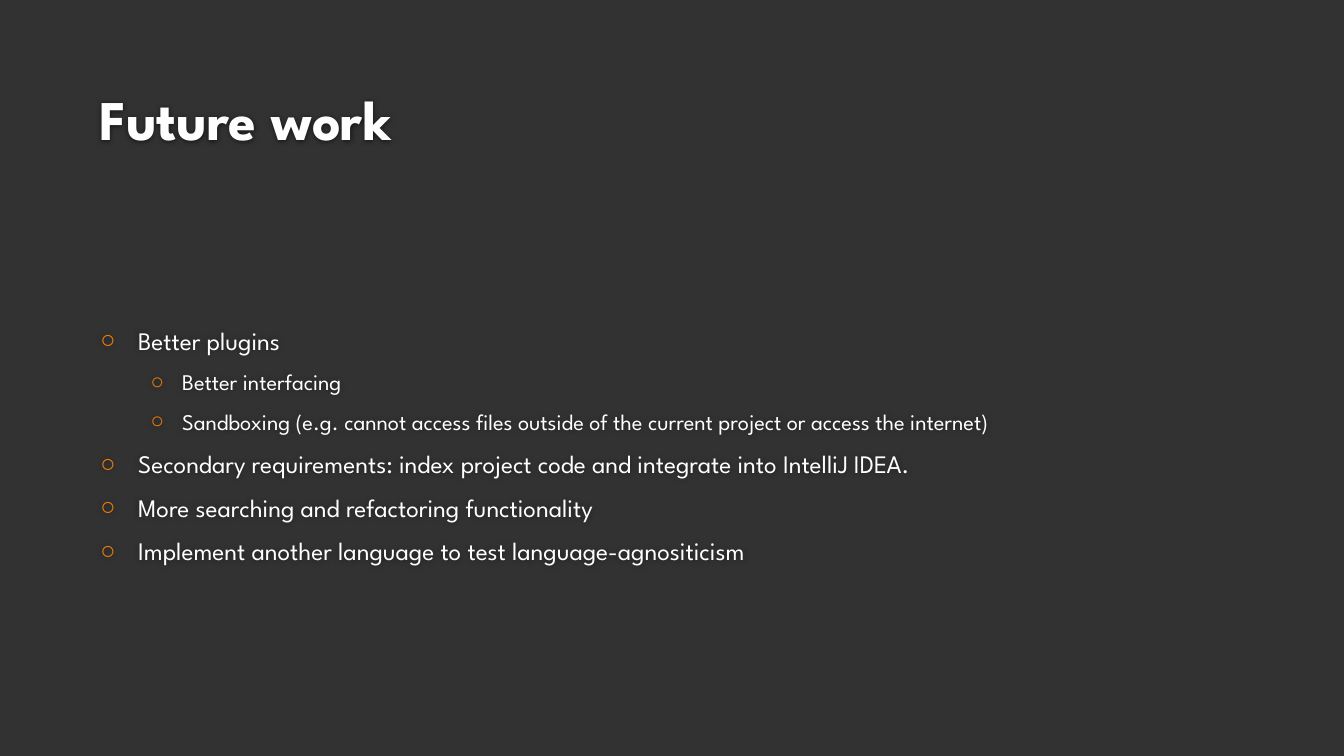
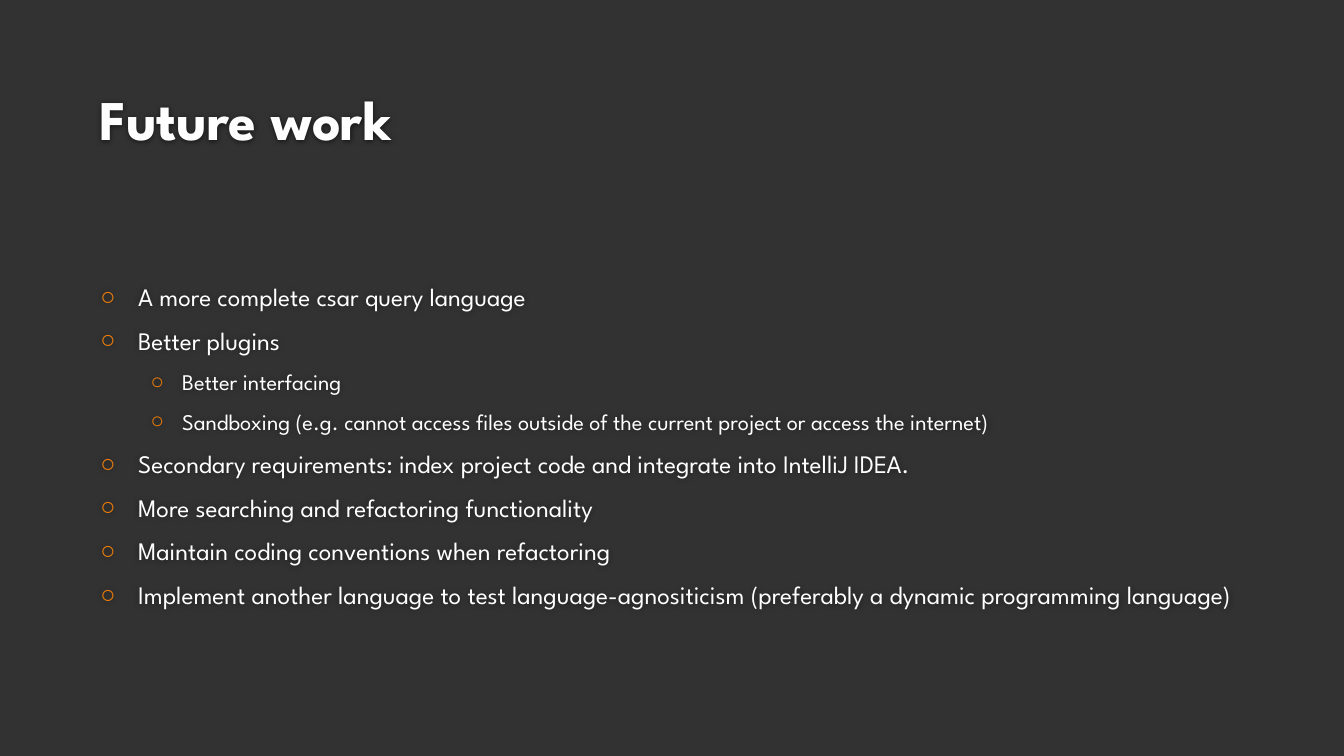
Before and after one commit to dozmus/csar, a slide deck: slide 13 of design-docs/Viva.pptx. Drawn at 1344x756 pixels with LibreOffice and Linux fonts; fonts in the diff are those of the drawing; background and template pictures are left out. Boxes give left, top, right and bottom in pixels: in the first picture for what was removed or moved away, otherwise in the second. Text is boxed around its words. In the diff, an @@ line names an element or a change of style, - is before the commit and + after.

```diff
--- a/design-docs/Viva.pptx
+++ b/design-docs/Viva.pptx
@@ text at bbox=[138, 288, 526, 312]: paragraph added @@
+○ A more complete csar query language
@@ text at bbox=[138, 542, 1231, 610]: text changed @@
-○ Implement another language to test language-agnositicism
+○ Maintain coding conventions when refactoring
+○ Implement another language to test language-agnositicism (preferably a dynamic programming language)
```
Also in this commit, not shown: 9 other slides changed.
